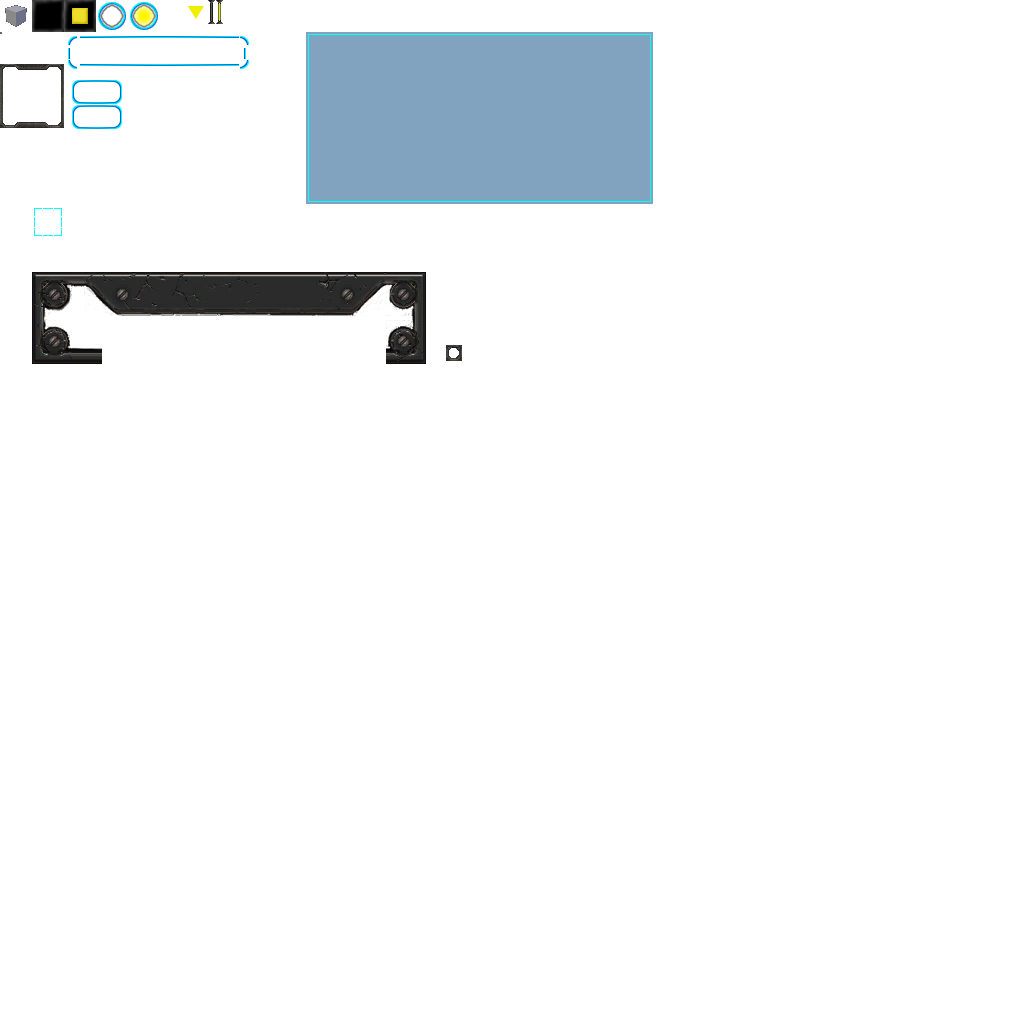
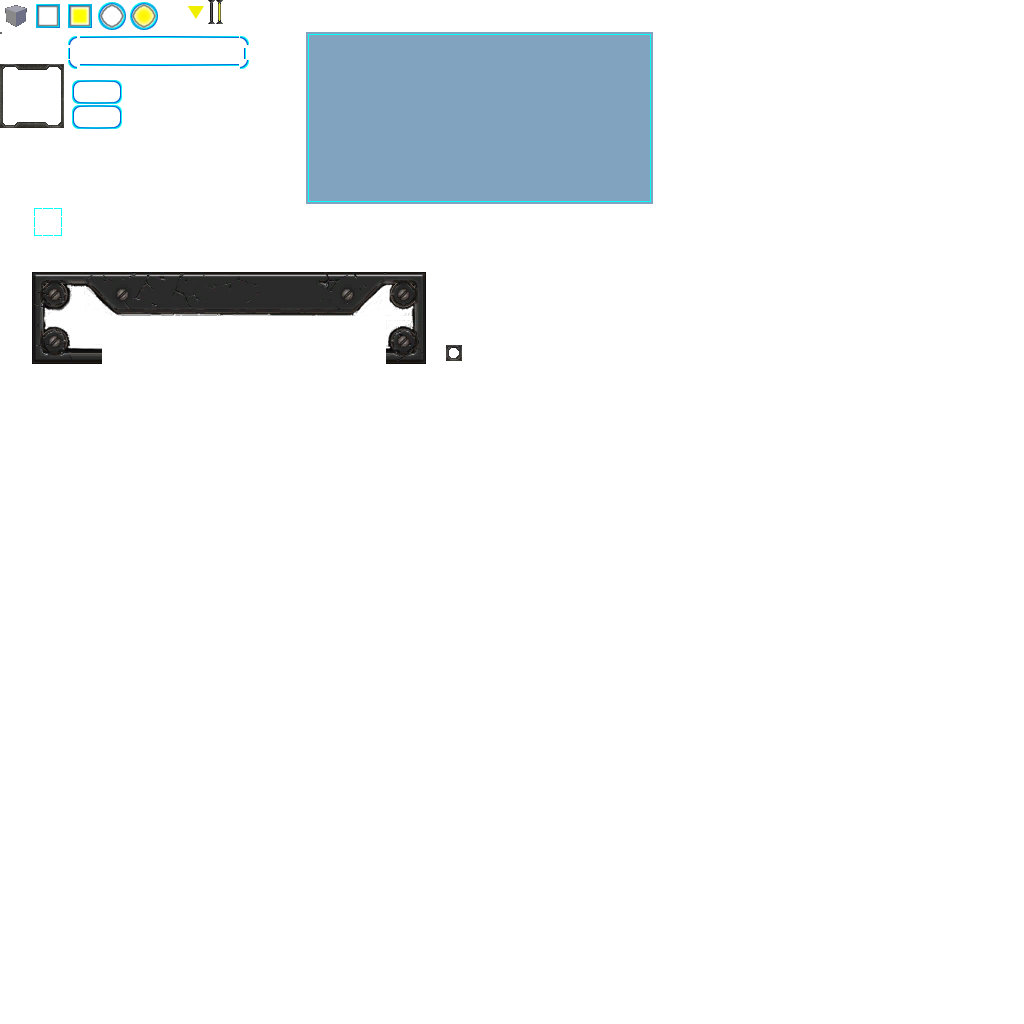
Layer changes from the first 1024x1024 image to the second:
painted on "checkbox_checked" over [64, 0, 96, 32]
painted on "checkbox_unchecked" over [32, 0, 64, 32]
